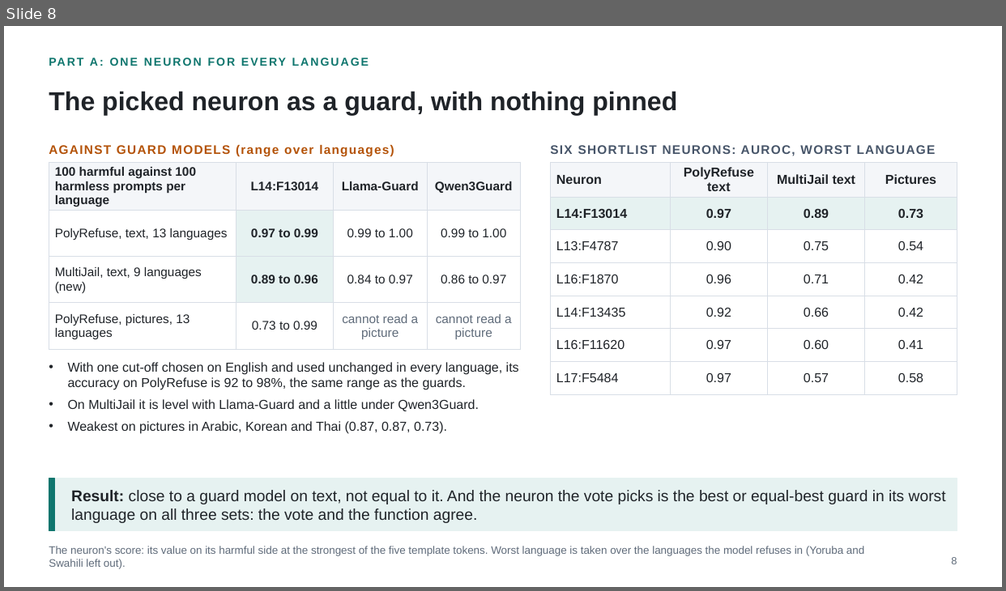
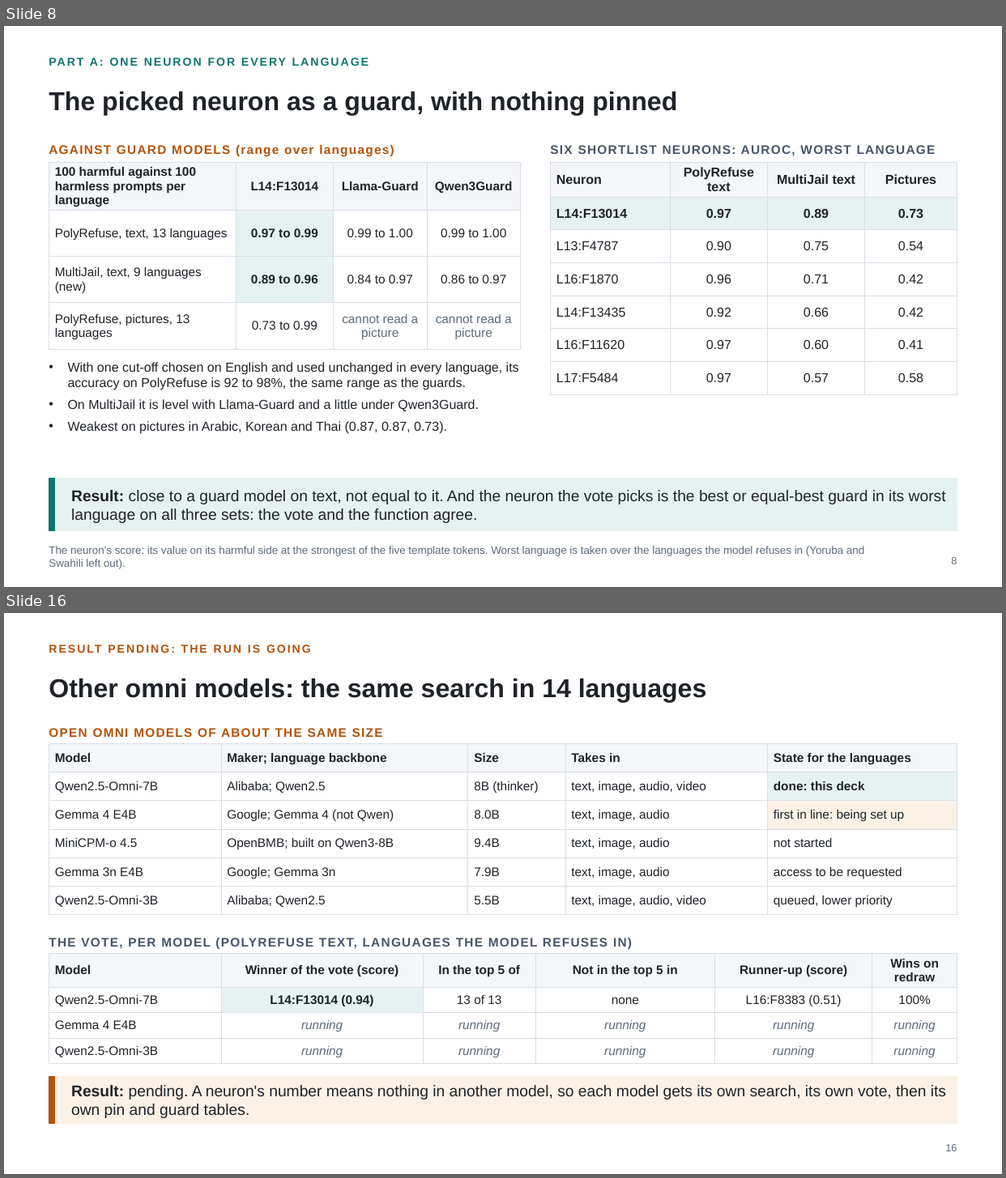
Before and after one commit to fjoad/refusal-neurons, a slide deck: slides/refusal_neurons_2026-11-29.pptx. Shown one above the other, each under a label of ours: slide 8 before the commit, slides 8 and 16 after it; the slides between them are not shown. The pictures are 1006x591 and 1006x1178 pixels, drawn with LibreOffice and Linux fonts; fonts in the diff are those of the drawing. Boxes give left, top, right and bottom in pixels: in the first picture for what was removed or moved away, otherwise in the second. Text is boxed around its words. In the diff, an @@ line names an element or a change of style, - is before the commit and + after.

```diff
--- a/slides/refusal_neurons_2026-11-29.pptx
+++ b/slides/refusal_neurons_2026-11-29.pptx
@@ slide 16 added at (4,613,1002,1174), background #FFFFFF @@
@@ text added at (49,637,872,659), 11 pt, text #B45309, bold @@
+RESULT PENDING: THE RUN IS GOING
@@ text added at (49,678,707,703), 25 pt, text #1F2328, bold @@
+Other omni models: the same search in 14 languages
@@ text added at (49,728,383,737), 12 pt, text #B45309, bold @@
+OPEN OMNI MODELS OF ABOUT THE SAME SIZE
@@ table added at (49,744,957,910), 6 rows, 5 columns @@
+Model | Maker; language backbone | Size | Takes in | State for the languages
+Qwen2.5-Omni-7B | Alibaba; Qwen2.5 | 8B (thinker) | text, image, audio, video | done: this deck
+Gemma 4 E4B | Google; Gemma 4 (not Qwen) | 8.0B | text, image, audio | first in line: being set up
+MiniCPM-o 4.5 | OpenBMB; built on Qwen3-8B | 9.4B | text, image, audio | not started
+Gemma 3n E4B | Google; Gemma 3n | 7.9B | text, image, audio | access to be requested
+Qwen2.5-Omni-3B | Alibaba; Qwen2.5 | 5.5B | text, image, audio, video | queued, lower priority
@@ text added at (49,938,632,949), 12 pt, text #475569, bold @@
+THE VOTE, PER MODEL (POLYREFUSE TEXT, LANGUAGES THE MODEL REFUSES IN)
@@ table added at (49,954,957,1061), 4 rows, 6 columns @@
+Model | Winner of the vote (score) | In the top 5 of | Not in the top 5 in | Runner-up (score) | Wins on redraw
+Qwen2.5-Omni-7B | L14:F13014 (0.94) | 13 of 13 | none | L16:F8383 (0.51) | 100%
+Gemma 4 E4B | running | running | running | running | running
+Qwen2.5-Omni-3B | running | running | running | running | running
@@ rectangle added at (49,1077,957,1123), fill #FBF1E6, outline #FBF1E6 1 pt @@
@@ rectangle added at (49,1077,55,1123), fill #B45309, outline #B45309 1 pt @@
@@ text added at (71,1085,946,1118), 15 pt, text #1F2328 @@
+Result: pending. A neuron's number means nothing in another model, so each model gets its own search, its own vote, then its own pin and guard tables.
@@ text added at (945,1144,957,1152), 10 pt, text #5F6B7A @@
+16
```
Also in this commit, not shown: 16 slides changed, 1 other slide added, 1 slide removed, 3 other files.
